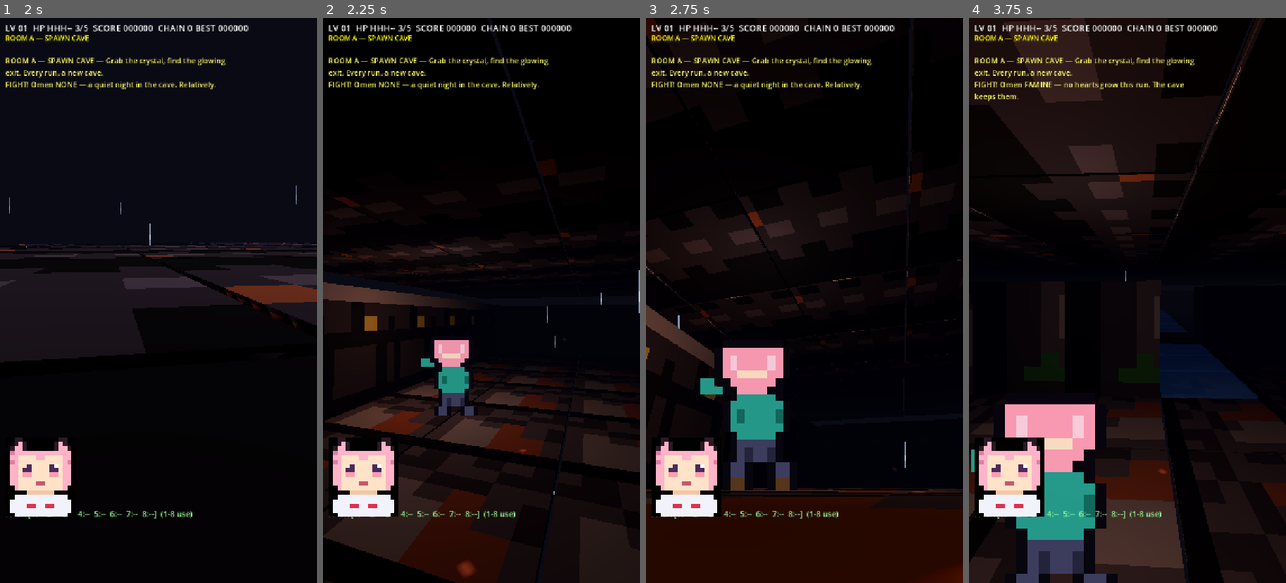
Above: before the commit, frames 1-4 (left to right).
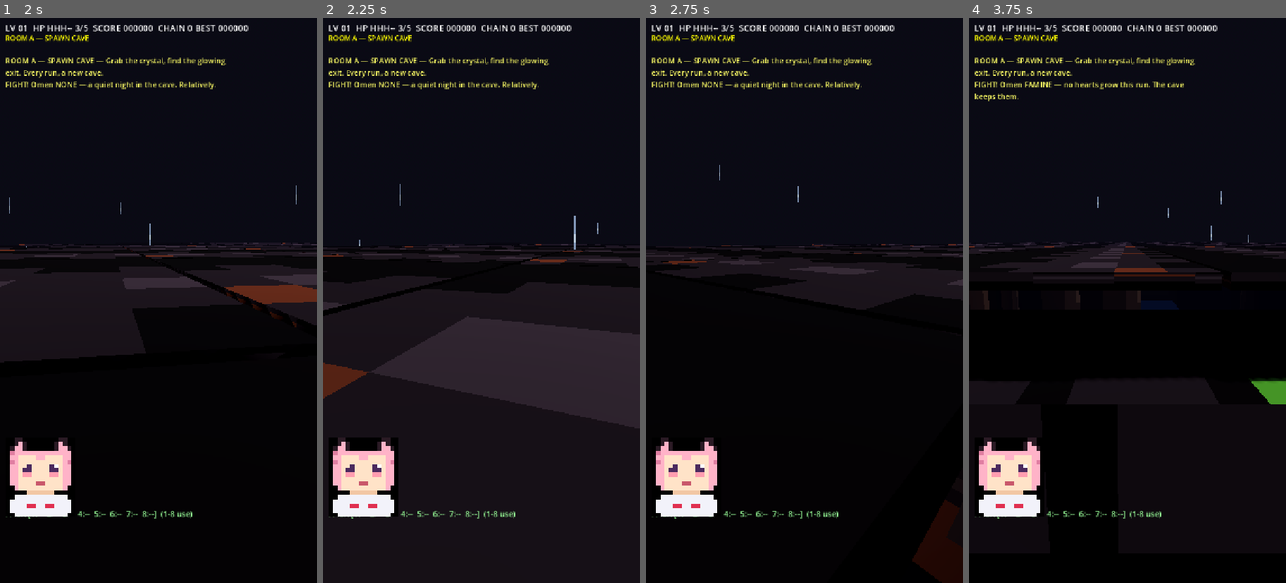
Above: after the commit, the same moments.

Repository: taistelupelto-rgb/tuomon-oma-videopeli
Game: Godot game, scene res://main.tscn
Two runs of this game, one before a commit and one after it. Both use one fixed random seed, a clock stepped at 60 frames per second and the inputs below.
Inputs (mouse positions are in pixels of both pictures, inside the frame that each line leads up to):
- Up to frame 1 (2 s): click "TAP TO START / CONTINUE" at 0.5 s; tap Enter at 1.25, 1.35 s; move the mouse to (228, 272) at 1.27 s; hold Right from 1.28 s (still down); click (228, 272) at 1.42 s; tap Space at 1.52 s
- Up to frame 2 (2.25 s): release Right at 2 s; drag from (418, 328) to (465, 413) at 2.02 s
- Up to frame 3 (2.75 s): no input
- Up to frame 4 (3.75 s): move the mouse to (1159, 176) at 2.77 s; hold Right 2.78-3.5 s; tap R at 2.85, 3.5 s; click (1159, 176) at 2.92 s; drag from (1111, 413) to (1032, 215) at 3.52 s

Frame 1 is identical in both runs. In frame 2, 19% of the frame differs, in the area x 0-100%, y 29-100%; in frame 3, 21%; in frame 4, 23%, in the area x 0-100%, y 0-100%.

Commit message:
fix: ball claims first via procedural rect, sole view control, instant touch UI

Diff:
--- a/main.gd
+++ b/main.gd
@@ -1100,11 +1100,19 @@
 
 # ---------------- per-frame ----------------
 
+func _ball_rect() -> Rect2:
+	var vp := get_viewport().get_visible_rect().size
+	return Rect2(vp.x - 216.0, vp.y - 472.0, 200.0, 200.0)
+
 func _input(event: InputEvent) -> void:
 	if event is InputEventScreenTouch and event.pressed:
 		has_touch = true
+		if is_instance_valid(touch_layer) and state == "play":
+			touch_layer.visible = true
 	if event is InputEventScreenDrag:
 		has_touch = true
+		if is_instance_valid(touch_layer) and state == "play":
+			touch_layer.visible = true
 	if event is InputEventScreenTouch:
 		var vp := get_viewport().get_visible_rect().size
 		if event.pressed:
@@ -1120,13 +1128,13 @@
 				_refresh_overlays()
 				return
 			var pos: Vector2 = event.position
+			if state == "play" and not paused_game and ball_id == -1 and _ball_rect().has_point(pos):
+				ball_id = event.index
+				ball_origin = pos
+				return
 			# Let HUD buttons handle their own touches: bottom-right
 			# KNIFE/EAT cluster + top-right pause must not start a look-drag.
 			var on_buttons := (pos.x > vp.x * 0.55 and pos.y > vp.y * 0.55) or (pos.x > vp.x - 100.0 and pos.y < 260.0)
-			if state == "play" and not paused_game and ball_id == -1 and not on_buttons and is_instance_valid(ball_base) and ball_base.get_global_rect().has_point(pos):
-				ball_id = event.index
-				ball_origin = pos
-				return
 			if state == "play" and not paused_game and pos.x < vp.x * 0.5 and pos.y > vp.y * 0.3 and joy_id == -1:
 				joy_id = event.index
 				joy_origin = pos
@@ -1134,9 +1142,6 @@
 					joy_base.position = joy_origin - joy_base.size * 0.5
 				joy_vec = Vector2.ZERO
 				touch_move = Vector2.ZERO
-			elif look_id == -1 and not on_buttons and pos.x > vp.x * 0.5:
-				look_id = event.index
-				look_last = event.position
 		else:
 			if event.index == ball_id:
 				ball_id = -1
@@ -1173,10 +1178,6 @@
 				d = d.normalized()
 			joy_vec = d
 			touch_move = d
-		elif event.index == look_id:
-			yaw -= event.relative.x * 0.0042
-			cam_pitch = clampf(cam_pitch + event.relative.y * 0.003, CAM_PITCH_MIN, CAM_PITCH_MAX)
-			look_last = event.position
 		return
 	if event is InputEventMouseButton and event.pressed and event.button_index == MOUSE_BUTTON_LEFT:
 		if state == "title" or state == "dead" or state == "win":
@@ -1187,15 +1188,11 @@
 			_refresh_overlays()
 			return
 	if event is InputEventMouseMotion and (event.button_mask & MOUSE_BUTTON_MASK_LEFT) != 0:
-		if is_instance_valid(ball_base) and is_instance_valid(touch_layer) and touch_layer.visible and ball_base.get_global_rect().has_point(event.position):
+		if _ball_rect().has_point(event.position):
 			if state == "play" and not paused_game:
 				yaw -= event.relative.x * 0.006
 				cam_pitch = clampf(cam_pitch + event.relative.y * 0.004, CAM_PITCH_MIN, CAM_PITCH_MAX)
 			return
-		var vp2 := get_viewport().get_visible_rect().size
-		if state == "play" and not paused_game and event.position.x > vp2.x * 0.3:
-			yaw -= event.relative.x * 0.006
-			cam_pitch = clampf(cam_pitch + event.relative.y * 0.004, CAM_PITCH_MIN, CAM_PITCH_MAX)
 		return
 	if event is InputEventMouseMotion and (event.button_mask & MOUSE_BUTTON_MASK_MIDDLE) != 0:
 		if state == "play" and not paused_game:
